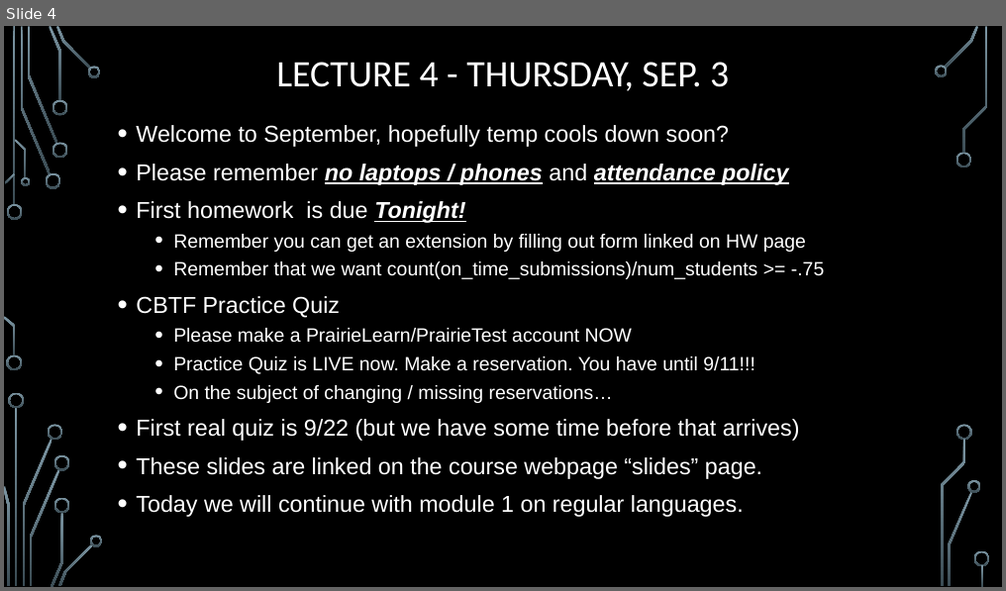
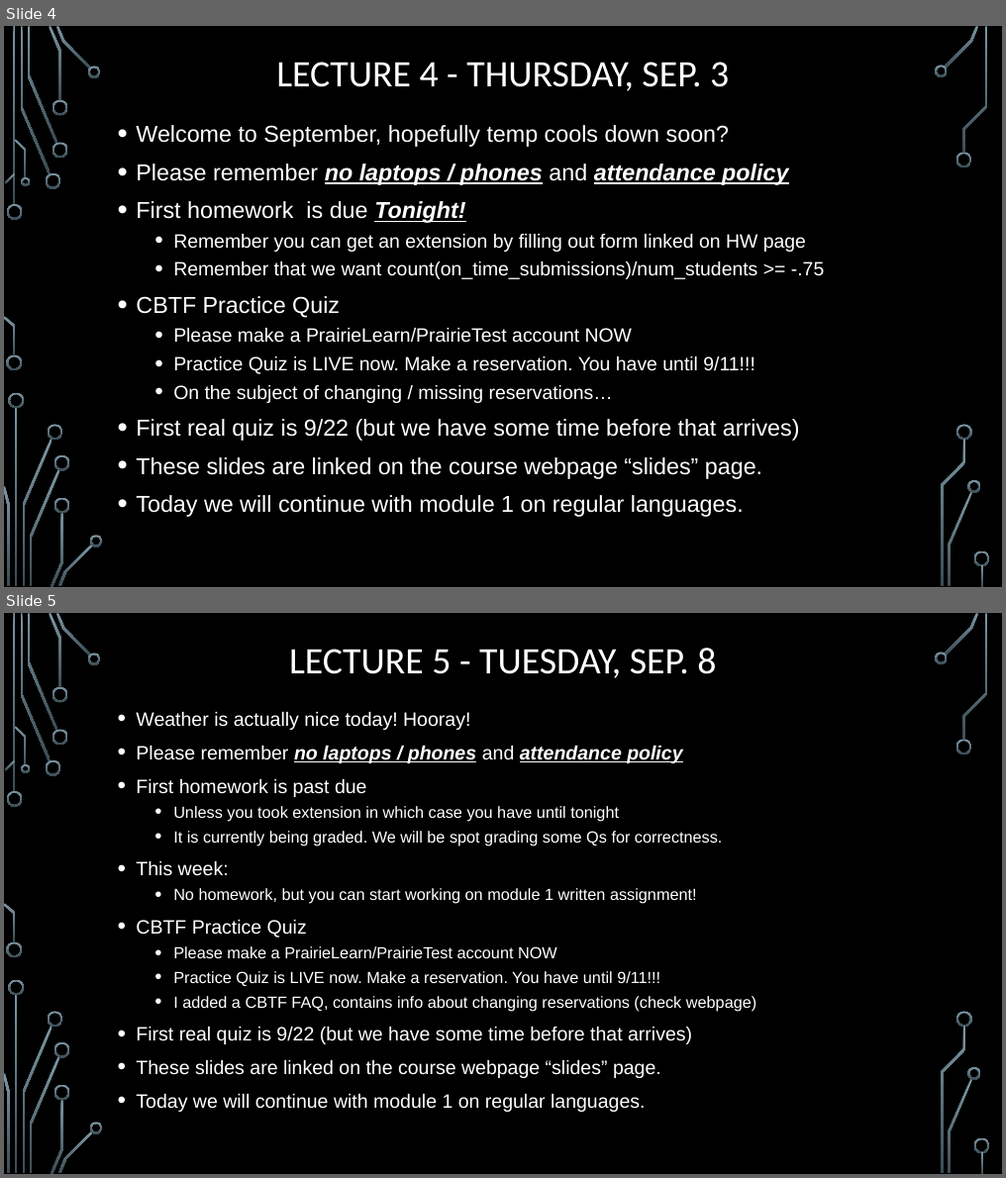
Before and after one commit to markfloryan/dmt2, a slide deck: slides/00-DailyAnnouncements.pptx. Shown one above the other, each under a label of ours: slide 4 before the commit, slides 4 and 5 after it. The pictures are 1006x591 and 1006x1178 pixels, drawn with LibreOffice and Linux fonts; fonts in the diff are those of the drawing; background and template pictures are left out. Boxes give left, top, right and bottom in pixels: in the first picture for what was removed or moved away, otherwise in the second. Text is boxed around its words. In the diff, an @@ line names an element or a change of style, - is before the commit and + after.

```diff
--- a/slides/00-DailyAnnouncements.pptx
+++ b/slides/00-DailyAnnouncements.pptx
@@ slide 5 added at (4,613,1002,1174), background picture (left out); not listed: 36 template elements that a slide beside it also shows @@
@@ title added at (289,648,716,678), 36 pt, text #FFFFFF @@
+LECTURE 5 - TUESDAY, SEP. 8
@@ text added at (136,712,756,1112), 15.5 pt, text #FFFFFF @@
+• Weather is actually nice today! Hooray!
+• Please remember no laptops / phones and attendance policy
+• First homework is past due
+  • Unless you took extension in which case you have until tonight
+  • It is currently being graded. We will be spot grading some Qs for correctness.
+• This week:
+  • No homework, but you can start working on module 1 written assignment!
+• CBTF Practice Quiz
+  • Please make a PrairieLearn/PrairieTest account NOW
+  • Practice Quiz is LIVE now. Make a reservation. You have until 9/11!!!
+  • I added a CBTF FAQ, contains info about changing reservations (check webpage)
+• First real quiz is 9/22 (but we have some time before that arrives)
+• These slides are linked on the course webpage “slides” page.
+• Today we will continue with module 1 on regular languages.
```
Also in this commit, not shown: 1 slide changed, 1 other file.
